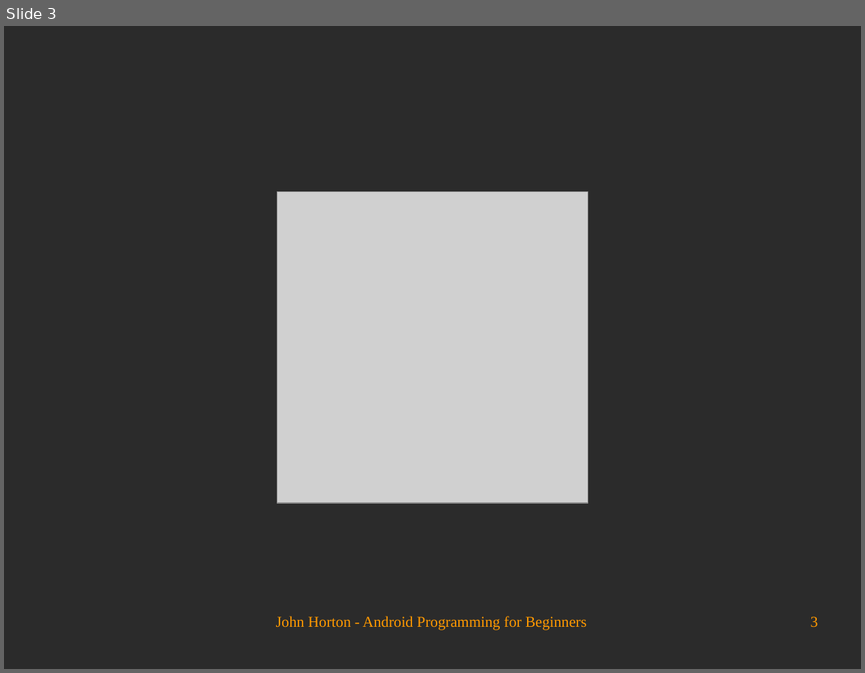
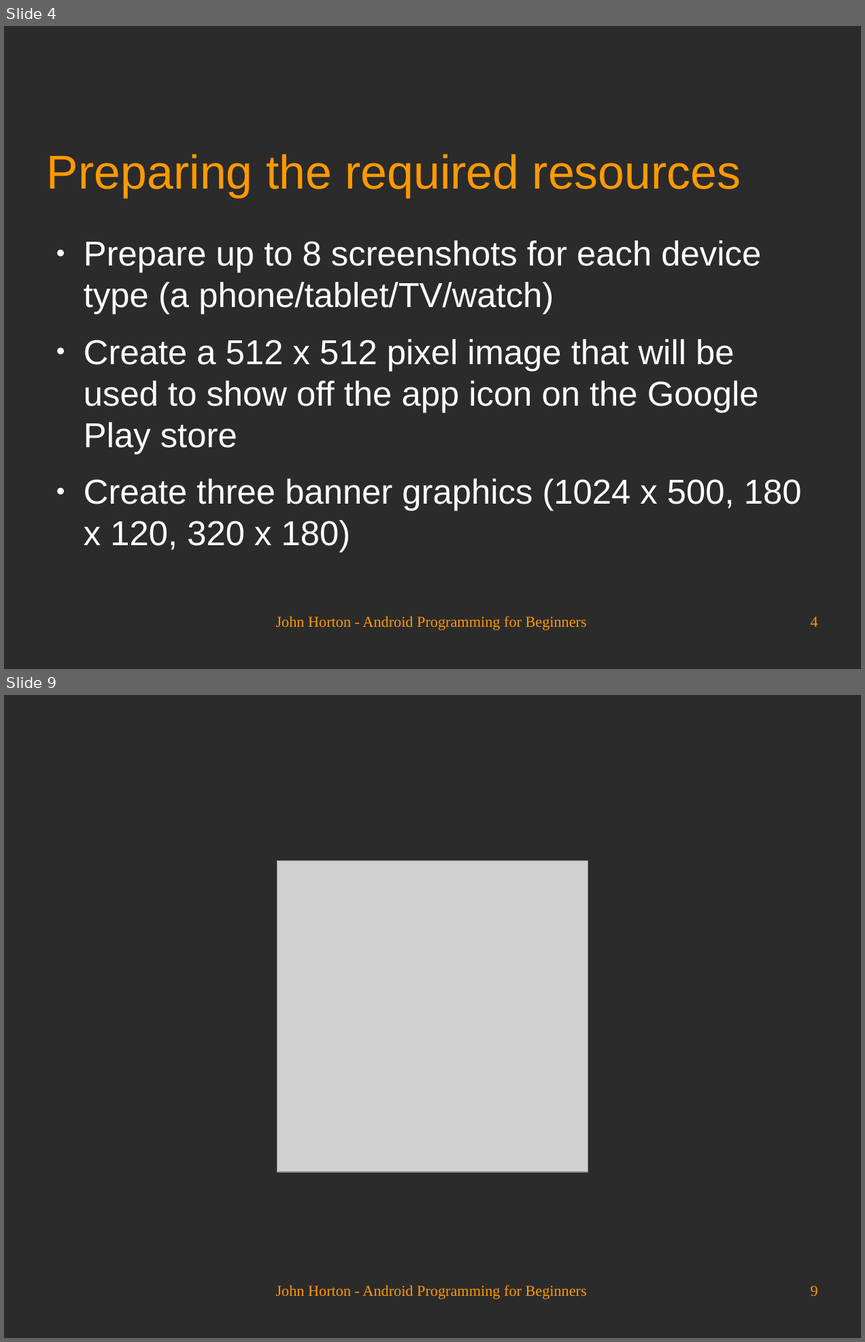
Before and after one commit to Academy-Soft-Intellect/Android-Programming-for-Beginners, a slide deck: 29_Publishing_Apps.odp. Shown one above the other, each under a label of ours: slide 3 before the commit, slides 4 and 9 after it; the slides between them are not shown. The pictures are 865x673 and 865x1342 pixels, drawn with LibreOffice and Linux fonts; fonts in the diff are those of the drawing; grey boxes stand for pictures; background and template pictures are left out; a plain dark background stands for a picture behind light text. Boxes give left, top, right and bottom in pixels: in the first picture for what was removed or moved away, otherwise in the second. Text is boxed around its words. In the diff, an @@ line names an element or a change of style, - is before the commit and + after.

```diff
--- a/29_Publishing_Apps.odp
+++ b/29_Publishing_Apps.odp
@@ slide 4 added at (4,26,861,669), background picture (left out) @@
@@ title added at (47,154,741,197), 44 pt, text #FF9900 @@
+Preparing the required resources
@@ text added at (84,240,802,552), 32 pt, text #FFFFFF @@
+● Prepare up to 8 screenshots for each device type (a phone/tablet/TV/watch)
+● Create a 512 x 512 pixel image that will be used to show off the app icon on the Google Play store
+● Create three banner graphics (1024 x 500, 180 x 120, 320 x 180)
@@ text added at (276,616,587,630), 14 pt, text #FF9900 @@
+John Horton - Android Programming for Beginners
@@ page number added at (810,616,818,626), 14 pt, text #FF9900 @@
+4
@@ what was slide 3 is now slide 9 @@
@@ page number at (810,1285,818,1295): text changed @@
-3
+9
```
Also in this commit, not shown: 1 slide changed, 6 other slides added, 1 slide removed.
